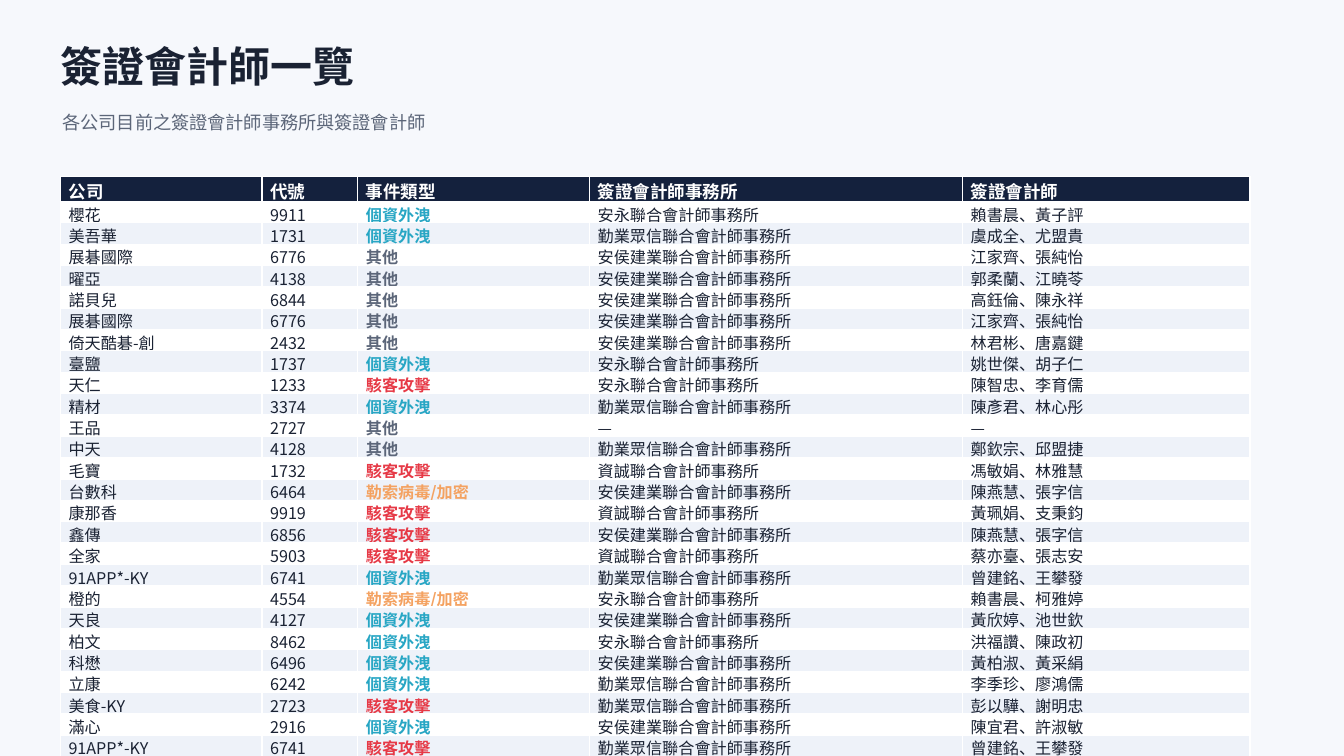
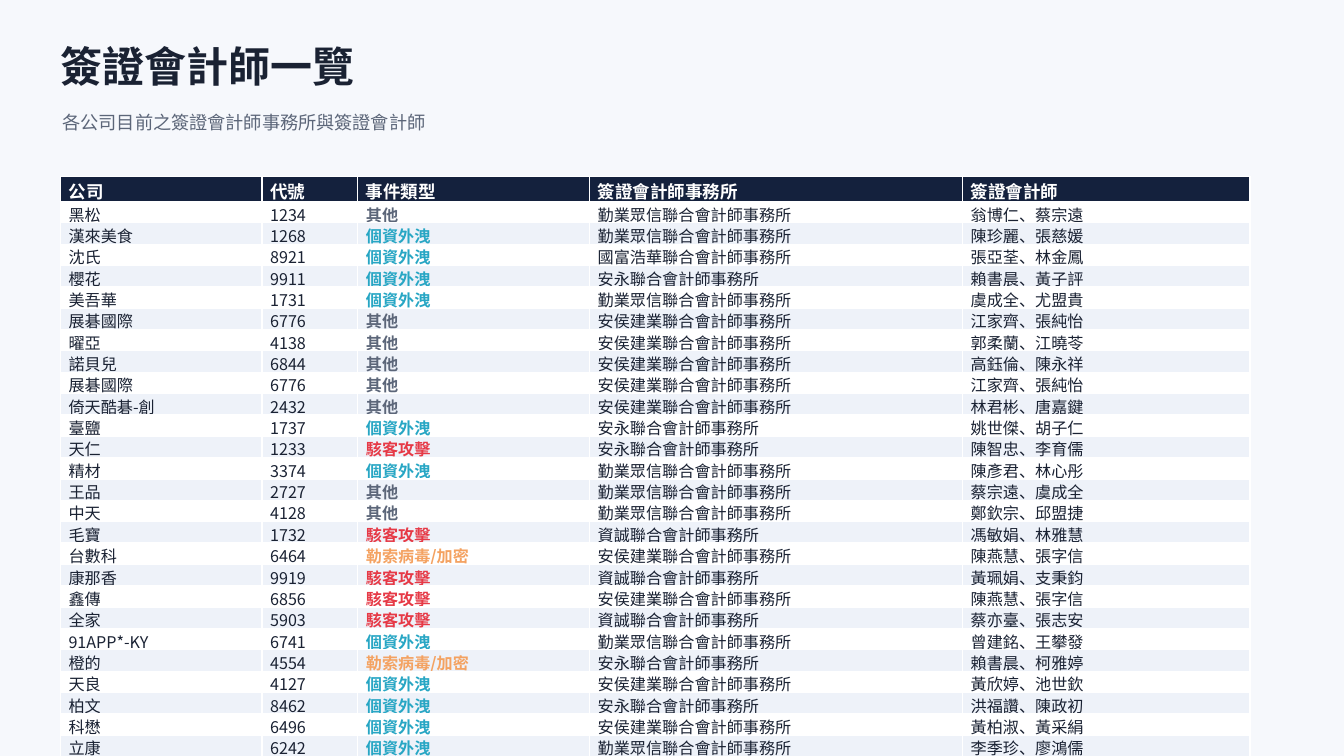
Before and after one commit to Johnnylin77/mops-isec-monitor, a slide deck: slide 4 of 資安事件因應分析.pptx. Drawn at 1344x756 pixels with LibreOffice and Linux fonts; fonts in the diff are those of the drawing. Boxes give left, top, right and bottom in pixels: in the first picture for what was removed or moved away, otherwise in the second. Text is boxed around its words. In the diff, an @@ line names an element or a change of style, - is before the commit and + after.

```diff
--- a/資安事件因應分析.pptx
+++ b/資安事件因應分析.pptx
@@ table at bbox=[60, 176, 1250, 756] @@
+row 2: 黑松 | 1234 | 其他 | 勤業眾信聯合會計師事務所 | 翁博仁、蔡宗遠
+row 3: 漢來美食 | 1268 | 個資外洩 | 勤業眾信聯合會計師事務所 | 陳珍麗、張慈媛
+row 4: 沈氏 | 8921 | 個資外洩 | 國富浩華聯合會計師事務所 | 張亞荃、林金鳳
-row 15, column 4: —
+row 15, column 4: 勤業眾信聯合會計師事務所
-row 15, column 5: —
+row 15, column 5: 蔡宗遠、虞成全
```
Also in this commit, not shown: 10 other slides changed, 1 slide added, 2 other files.
